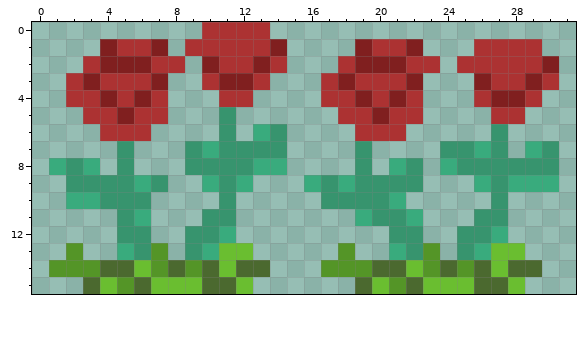
Two versions of one pixel-art sprite, assets/flowers/rose_base-Sheet.png. This is how it looked before the edit.
The file is 128x64 pixels, drawn in blocks of 4x4; one block is one cell here.
Now the later version:
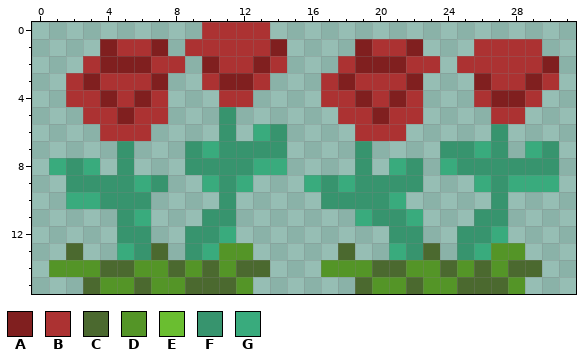
Palette (. is transparent): A #801f1f  B #ac3232  C #4b692f  D #549527  E #6abe30  F #37946e  G #39ab7d
What changed:
The author changed colour D to colour C in row 13 at x 2, 7, 18 and 23.
The author changed colour E to colour C in row 15 at x 9 and 25.
The author changed colour E to colour D in row 13 at x 11 to 12 and 27 to 28; in row 14 at x 6, 11, 22 and 27; in row 15 at x 4, 7 to 8, 12, 20, 23 to 24 and 28.
Where, in picture pixels (left, top, right, bottom), the same in both pictures:
changed: (66, 243, 253, 294)
changed: (338, 243, 525, 294)
